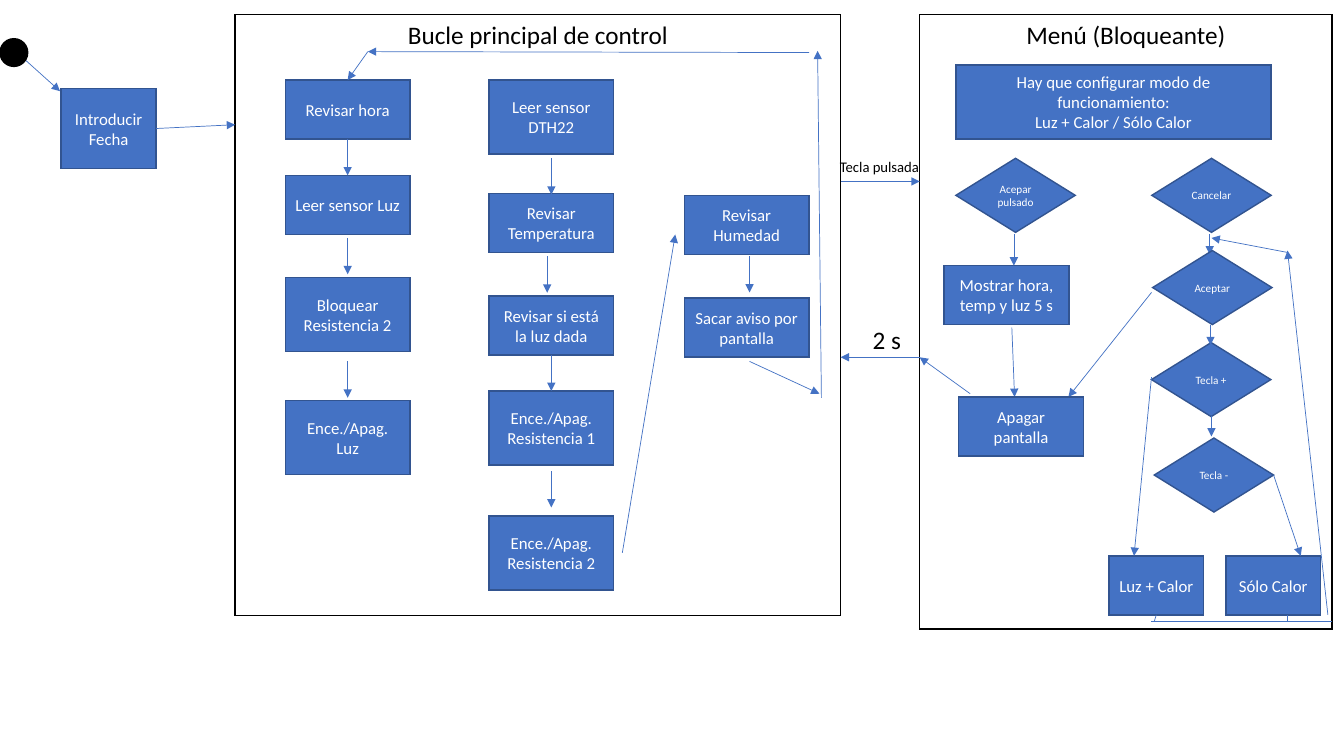
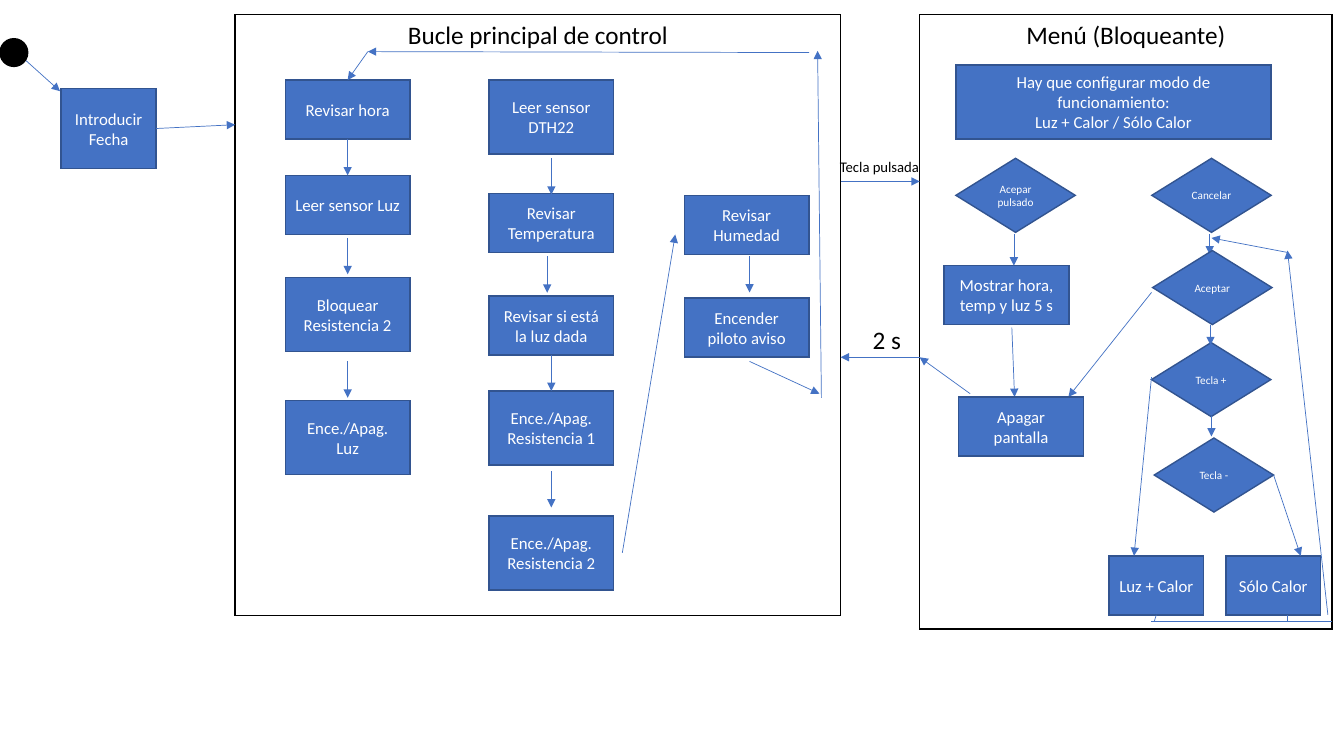
Before and after one commit to CatXD/Invernadero_ESP32, a slide deck: slide 7 of Esquemas.pptx (slide 5 before the commit). Drawn at 1344x756 pixels with LibreOffice and Linux fonts; fonts in the diff are those of the drawing. Boxes give left, top, right and bottom in pixels: in the first picture for what was removed or moved away, otherwise in the second. Text is boxed around its words. In the diff, an @@ line names an element or a change of style, - is before the commit and + after.

```diff
--- a/Esquemas.pptx
+++ b/Esquemas.pptx
@@ text in rectangle at bbox=[708, 312, 786, 347]: text changed @@
-Sacar aviso por pantalla
+Encender piloto aviso
```
Also in this commit, not shown: 2 other slides changed, 3 slides added, 1 slide removed, 8 other files.
